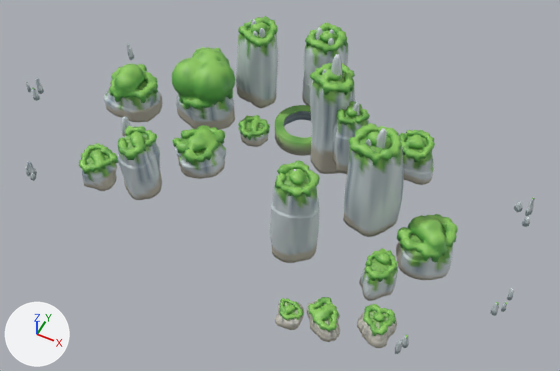
Before and after pictures for a commit that changed the glTF model public/models/island/landmarks.glb.
One viewpoint serves both versions: a camera (50 mm lens) standing at (148.0, -165.0, 346.0) and looking at (15.0, 101.0, 13.0). The axes (+X, +Y, +Z) are drawn at lower left. The lights are the same throughout. The first picture is the older version. Vertices at exactly the same position are counted once.

In view in the first picture: 'rocks_east', 'rocks_headland', 'rocks_middle', 'rocks_west' and 6 more.
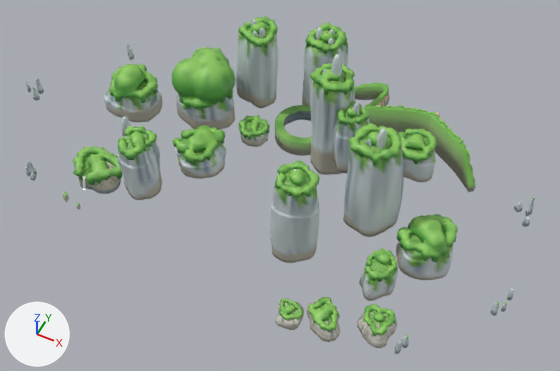
Changed parts and their boxes [x1, y1, x2, y2] in the pictures (560 x 371 px; the box of a moved part takes in the faces that stretch with it):
'rocks_west', reshaped (10% wider)
    before: [79, 47, 235, 200]
    after: [63, 47, 235, 209]
'rocks_cliffs', added (green)
    after: [354, 83, 475, 192]
part 1 of me_rocks_east, rebuilt (8% wider, 12% taller)
    before: [399, 130, 435, 162]
    after: [398, 128, 437, 164]
part 2 of me_rocks_east, moved or reshaped
    before: [402, 135, 434, 185]
    after: [403, 135, 436, 182]
part 3 of me_rocks_west, rebuilt
    before: [82, 149, 117, 191]
    after: [79, 154, 121, 194]
part 4 of me_rocks_west, deleted (green)
    before: [79, 143, 118, 174]
part 5 of me_rocks_west, added (green)
    after: [63, 146, 122, 209]

Patch to the scene script:
```diff
--- a/public/models/island/landmarks.glb.py
+++ b/public/models/island/landmarks.glb.py
@@ mat_defaultmaterial_010 @@
+mat_defaultmaterial_010 = bpy.data.materials.new('DefaultMaterial.010')
+mat_defaultmaterial_010.use_nodes = True; mat_defaultmaterial_010.node_tree.nodes.clear()
+_N = mat_defaultmaterial_010.node_tree.nodes; _L = mat_defaultmaterial_010.node_tree.links
+n0 = _N.new('ShaderNodeOutputMaterial'); n0.name = 'Material Output'
+n1 = _N.new('ShaderNodeBsdfPrincipled'); n1.name = 'Principled BSDF'
+n2 = _N.new('ShaderNodeVertexColor'); n2.name = 'Color Attribute'
+_L.new(n1.outputs[0], n0.inputs[0])  # 'BSDF' to 'Surface'
+_L.new(n2.outputs[0], n1.inputs[0])  # 'Color' to 'Base Color'
@@ me_rocks_east @@
-me_rocks_east.from_pydata(...)  # 5127 vertices, 10221 faces; spans x 33.5..120.2, y 60.0..171.7, z -1.0..80.1
-me_rocks_east.materials.append(mat_defaultmaterial)
+me_rocks_east.from_pydata(...)  # 5097 vertices, 10157 faces; spans x 33.5..120.2, y 60.0..172.3, z -1.0..80.1
+# me_rocks_east part 1: the loose piece of 266 vertices spanning x 63.2..85.8, y 147.9..171.3, z 17.6..26.8 is rebuilt with 268 vertices and now spans x 62.4..86.7, y 146.1..172.3, z 17.4..27.1, in mat_defaultmaterial_001
+# me_rocks_east part 2: 1 vertex moved within x 79.0, y 150.4, z 14.0; 606 vertices removed from x 61.3..89.0, y 149.2..171.7, z -0.6..21.9; 606 vertices added at x 61.3..89.0, y 149.2..171.7, z 1.4..21.9
+# other edits to the shape of me_rocks_east do not show in these pictures
+me_rocks_east.materials.append(mat_defaultmaterial_001)
@@ me_rocks_west @@
-me_rocks_west.from_pydata(...)  # 5399 vertices, 10769 faces; spans x -124.6..-37.7, y 57.9..187.4, z -0.9..49.2
-me_rocks_west.materials.append(mat_defaultmaterial_009)
+me_rocks_west.from_pydata(...)  # 15969 vertices, 28389 faces; spans x -124.6..-37.7, y 42.9..187.4, z -1.0..49.2
+# me_rocks_west part 3: the loose piece of 546 vertices spanning x -100.9..-78.1, y 58.9..82.0, z 0.3..17.4 is rebuilt with 1218 vertices and now spans x -106.8..-74.8, y 58.3..82.6, z -1.0..10.6, in mat_defaultmaterial_010
+# me_rocks_west part 4: the loose piece of 223 vertices spanning x -99.6..-77.9, y 57.9..80.1, z 12.8..21.0 is deleted
+# me_rocks_west part 5: 9761 vertices added at x -106.6..-72.6, y 42.9..82.7, z -1.0..15.6
+# other edits to the shape of me_rocks_west do not show in these pictures
+me_rocks_west.materials.append(mat_defaultmaterial_010)
@@ ob_rocks_cliffs @@
+ob_rocks_cliffs = bpy.data.objects.new('rocks_cliffs', me_rocks_cliffs)  # 11283 vertices, 22438 faces; spans x 11.4..114.3, y 161.6..220.4, z -4.9..19.1
+ob_rocks_cliffs.location = (0.0, 0.0, 0.0)
```
